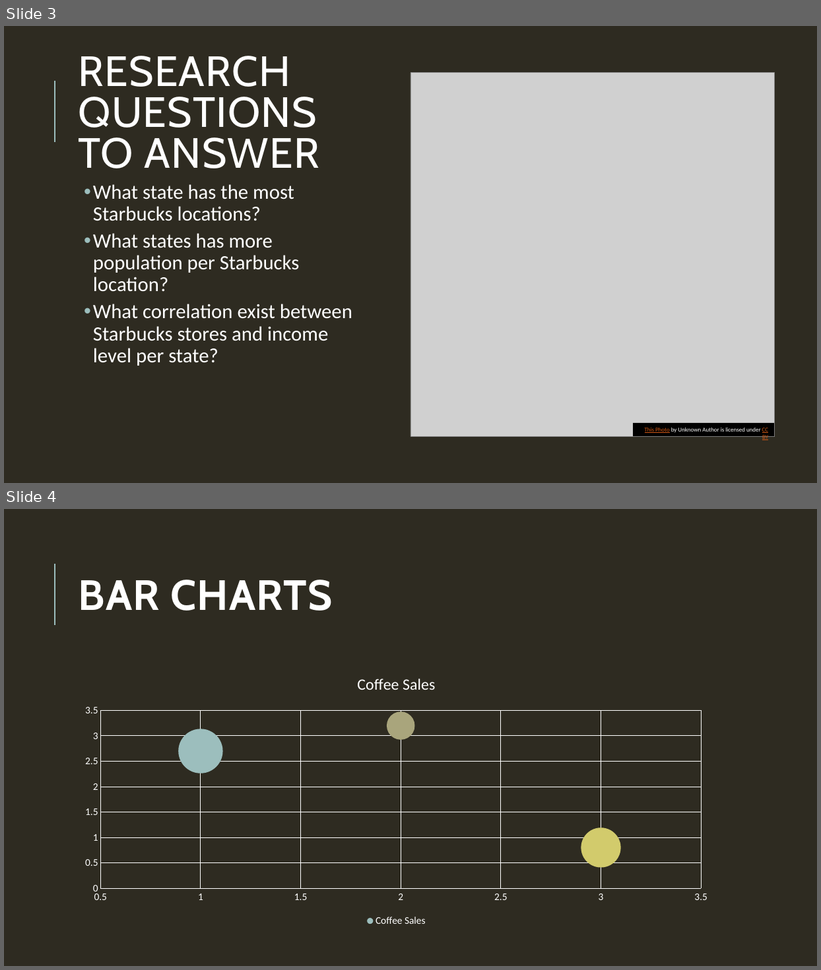
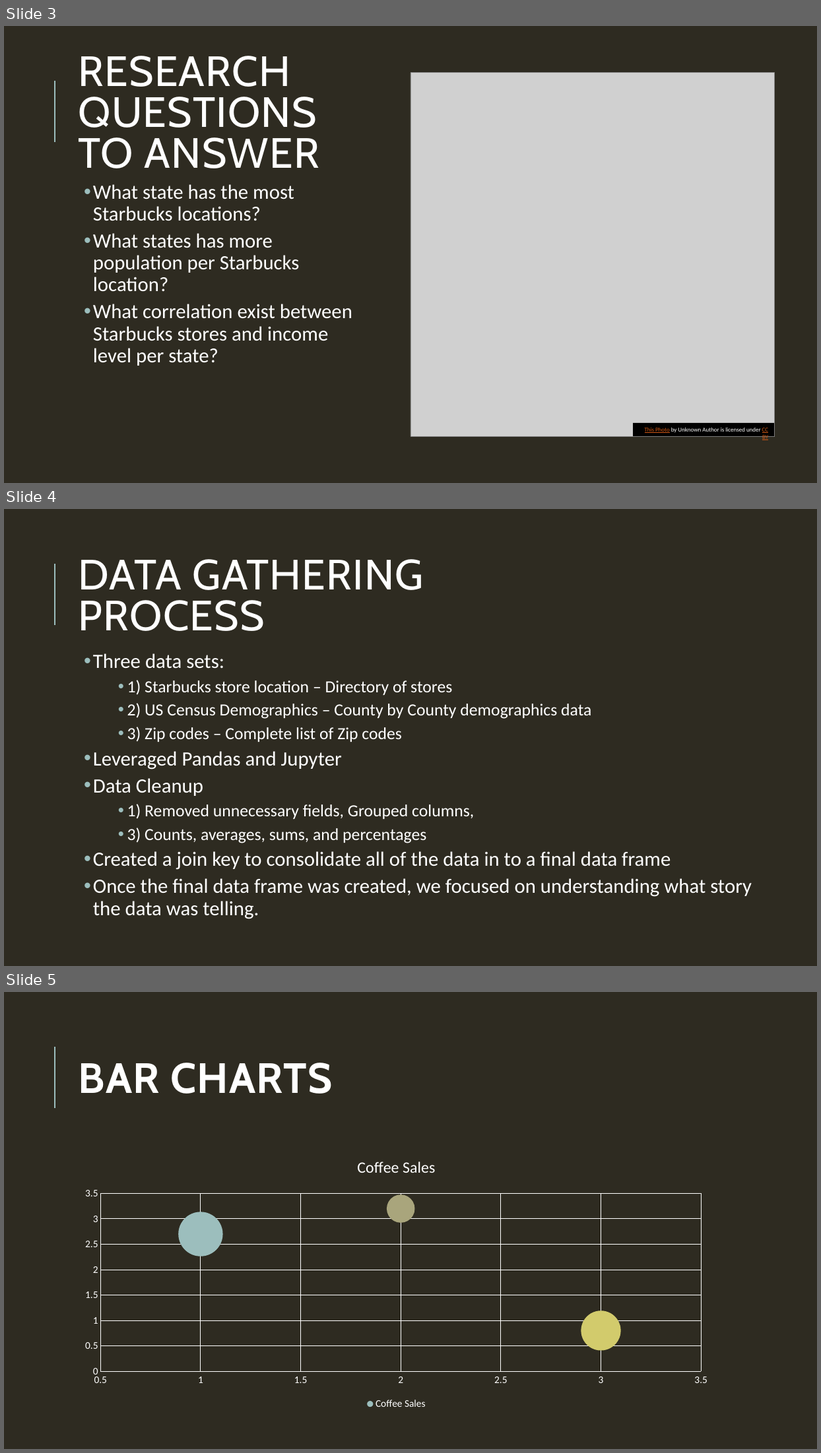
Before and after one commit to sk1990/Project_1_starbucks, a slide deck: Deeper dive and analysis of Starbucks locations.pptx. Shown one above the other, each under a label of ours: slides 3 and 4 before the commit, slides 3, 4 and 5 after it. The pictures are 821x970 and 821x1453 pixels, drawn with LibreOffice and Linux fonts; fonts in the diff are those of the drawing; grey boxes stand for pictures. Boxes give left, top, right and bottom in pixels: in the first picture for what was removed or moved away, otherwise in the second. Text is boxed around its words. In the diff, an @@ line names an element or a change of style, - is before the commit and + after.

Commit message:
update power point presentation

```diff
--- a/Deeper dive and analysis of Starbucks locations.pptx
+++ b/Deeper dive and analysis of Starbucks locations.pptx
@@ slide 4 added at box(4, 509, 817, 966), background #2E2B21; not listed: 1 template element that a slide beside it also shows @@
@@ title added at box(79, 559, 424, 631), 50 pt, text #FFFFFF @@
+DATA GATHERING PROCESS
@@ text added at box(93, 654, 752, 920), 20 pt, text #FFFFFF @@
+  • Three data sets:
+        • 1) Starbucks store location – Directory of stores
+        • 2) US Census Demographics – County by County demographics data
+        • 3) Zip codes – Complete list of Zip codes
+  • Leveraged Pandas and Jupyter
+  • Data Cleanup
+        • 1) Removed unnecessary fields, Grouped columns,
+        • 3) Counts, averages, sums, and percentages
+  • Created a join key to consolidate all of the data in to a final data frame
+  • Once the final data frame was created, we focused on understanding what story the data was telling.
@@ what was slide 4 is now slide 5 @@
```
